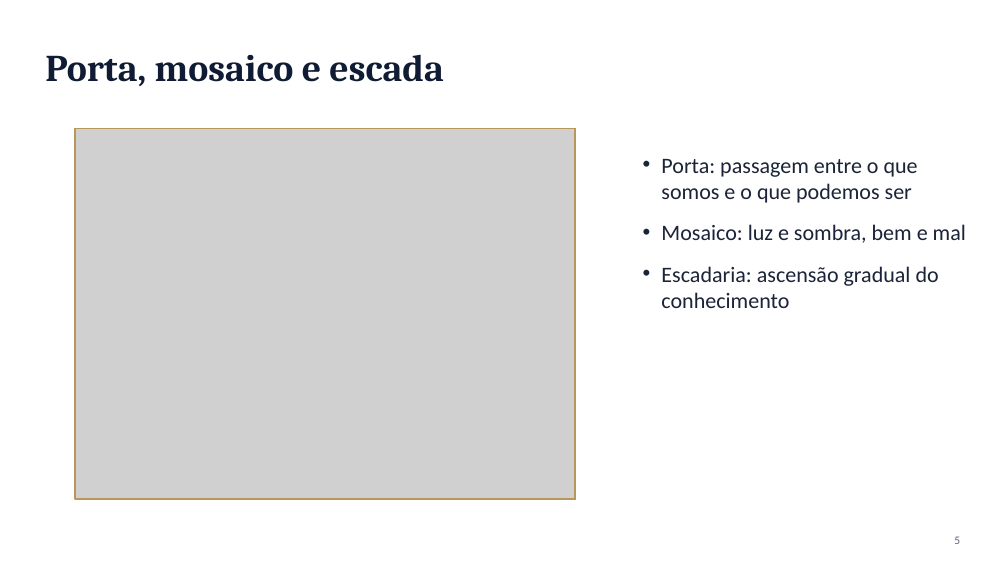
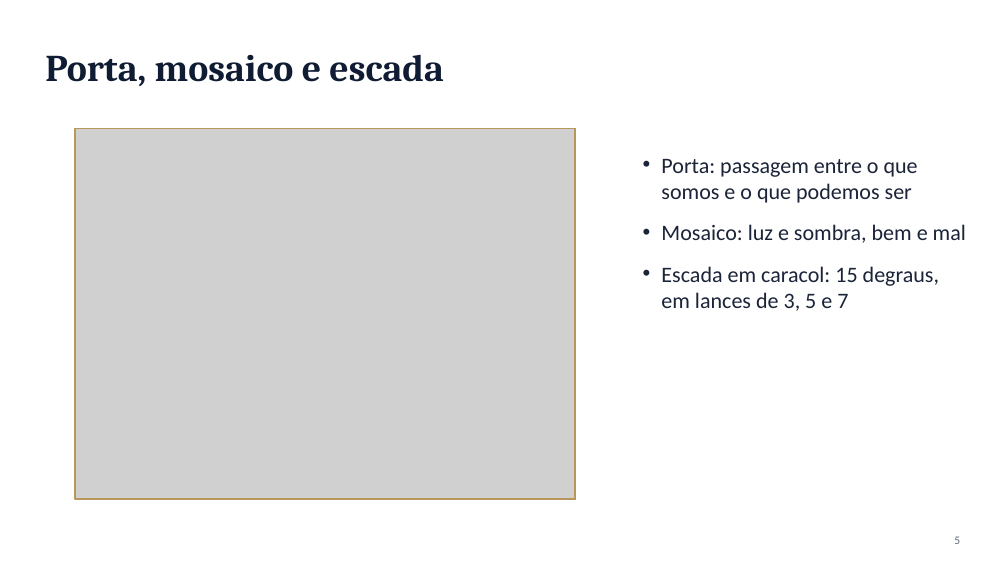
Before and after one commit to Giofm86/Claude, a slide deck: slide 5 of Inc 3/Painel_Companheiro_apresentacao.pptx. Drawn at 1008x567 pixels with LibreOffice and Linux fonts; fonts in the diff are those of the drawing; grey boxes stand for pictures. Boxes give left, top, right and bottom in pixels: in the first picture for what was removed or moved away, otherwise in the second. Text is boxed around its words. In the diff, an @@ line names an element or a change of style, - is before the commit and + after.

```diff
--- a/Inc 3/Painel_Companheiro_apresentacao.pptx
+++ b/Inc 3/Painel_Companheiro_apresentacao.pptx
@@ text at [661,266,939,311]: text changed @@
-• Escadaria: ascensão gradual do conhecimento
+• Escada em caracol: 15 degraus, em lances de 3, 5 e 7
```
Also in this commit, not shown: 2 other slides changed, 1 slide added, 1 slide removed, 4 other files.
